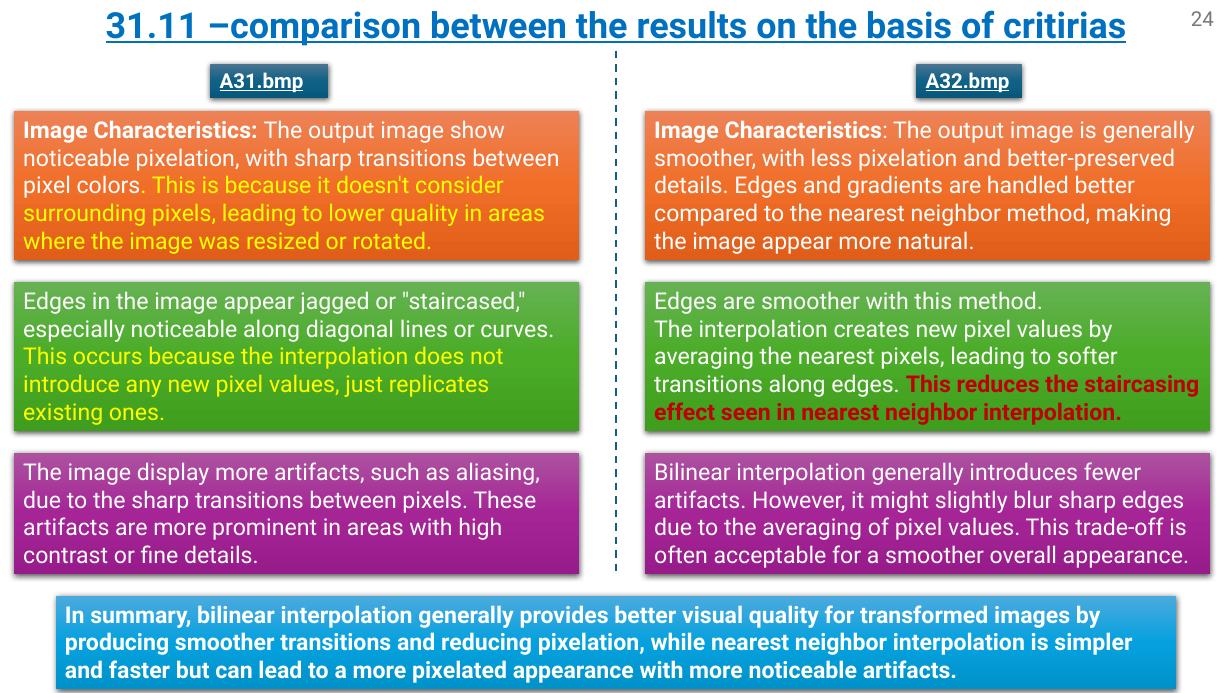
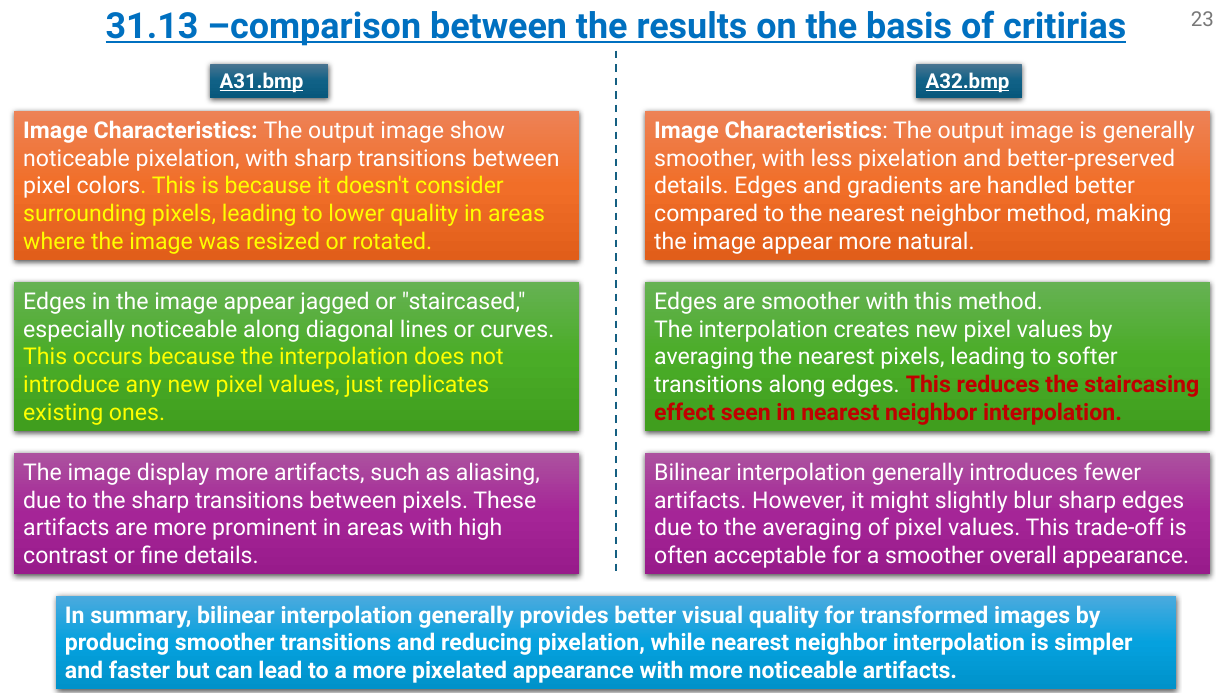
Before and after one commit to omripony/image-processing, a slide deck: slide 23 of labs/lab31-waiting for grade/version 2/1950-2210-7939-ImPr31-2.pptx (slide 24 before the commit). Drawn at 1232x693 pixels with LibreOffice and Linux fonts; fonts in the diff are those of the drawing. Boxes give left, top, right and bottom in pixels: in the first picture for what was removed or moved away, otherwise in the second. Text is boxed around its words. In the diff, an @@ line names an element or a change of style, - is before the commit and + after.

```diff
--- a/labs/lab31-waiting for grade/version 2/1950-2210-7939-ImPr31-2.pptx
+++ b/labs/lab31-waiting for grade/version 2/1950-2210-7939-ImPr31-2.pptx
@@ text at box(106, 10, 1126, 46): text changed @@
-31.11 –comparison between the results on the basis of critirias
+31.13 –comparison between the results on the basis of critirias
@@ page number at box(1191, 11, 1214, 26): text changed @@
-24
+23
```
Also in this commit, not shown: 13 other slides changed, 2 slides added, 3 slides removed.
